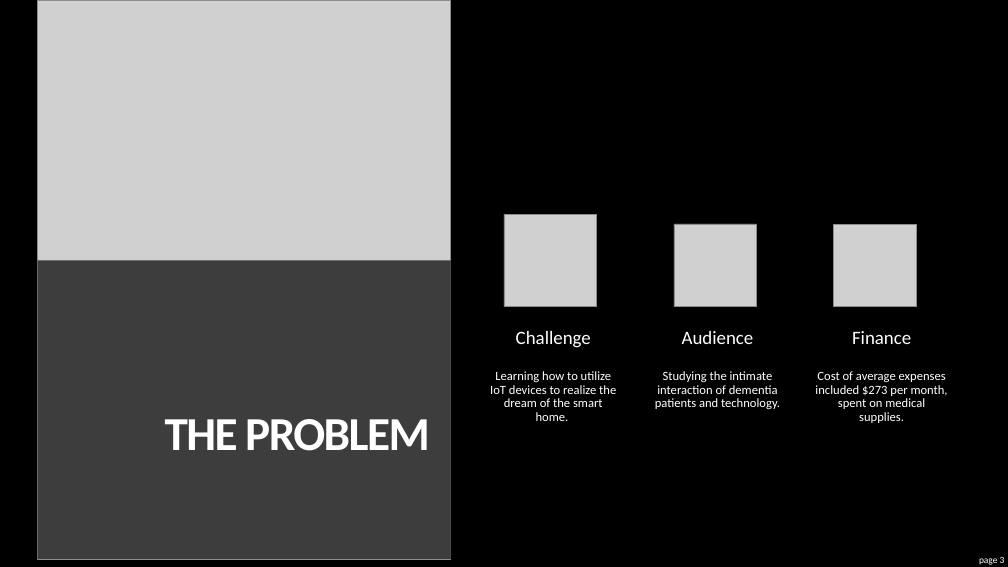
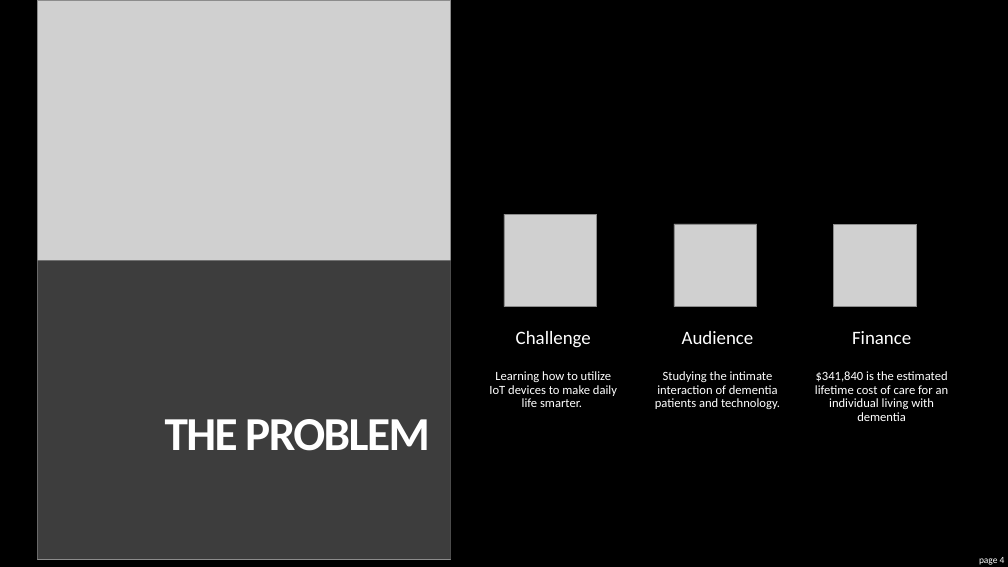
Before and after one commit to adityadutta/BostonHacksFall18, a slide deck: slide 4 of PITCH/Pitch.pptx (slide 3 before the commit). Drawn at 1008x567 pixels with LibreOffice and Linux fonts; fonts in the diff are those of the drawing; grey boxes stand for pictures. Boxes give left, top, right and bottom in pixels: in the first picture for what was removed or moved away, otherwise in the second. Text is boxed around its words. In the diff, an @@ line names an element or a change of style, - is before the commit and + after.

Commit message:
pitch update

```diff
--- a/PITCH/Pitch.pptx
+++ b/PITCH/Pitch.pptx
@@ text at box(489, 371, 617, 407): text changed @@
-Learning how to utilize IoT devices to realize the dream of the smart home.
+Learning how to utilize IoT devices to make daily life smarter.
@@ text at box(815, 371, 949, 421): text changed @@
-Cost of average expenses included $273 per month, spent on medical supplies.
+$341,840 is the estimated lifetime cost of care for an individual living with dementia
@@ page number at box(979, 557, 1005, 565): text changed @@
-page 3
+page 4
```
Also in this commit, not shown: 5 other slides changed, 5 slides added, 2 slides removed, 4 other files.
